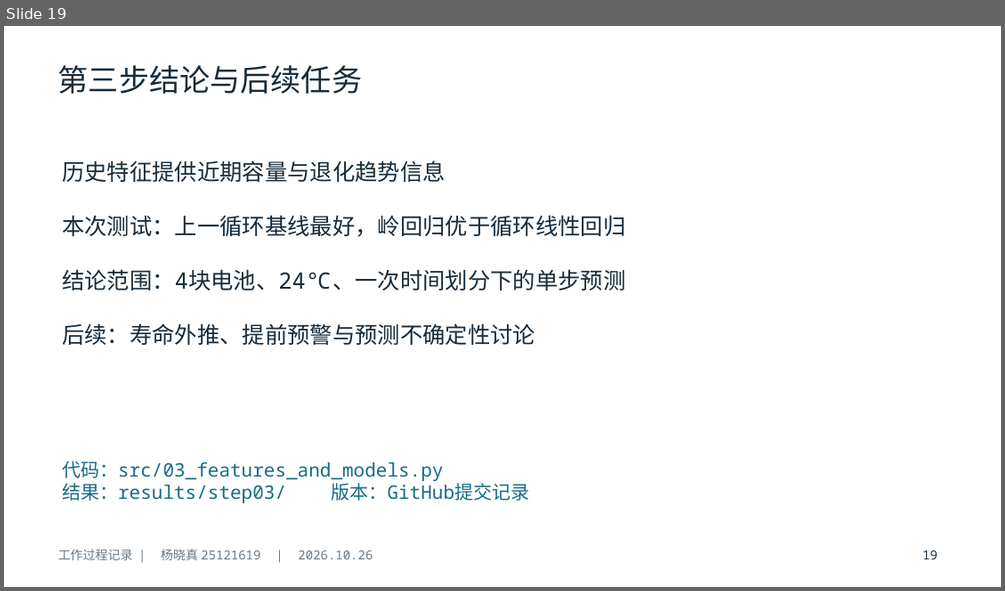
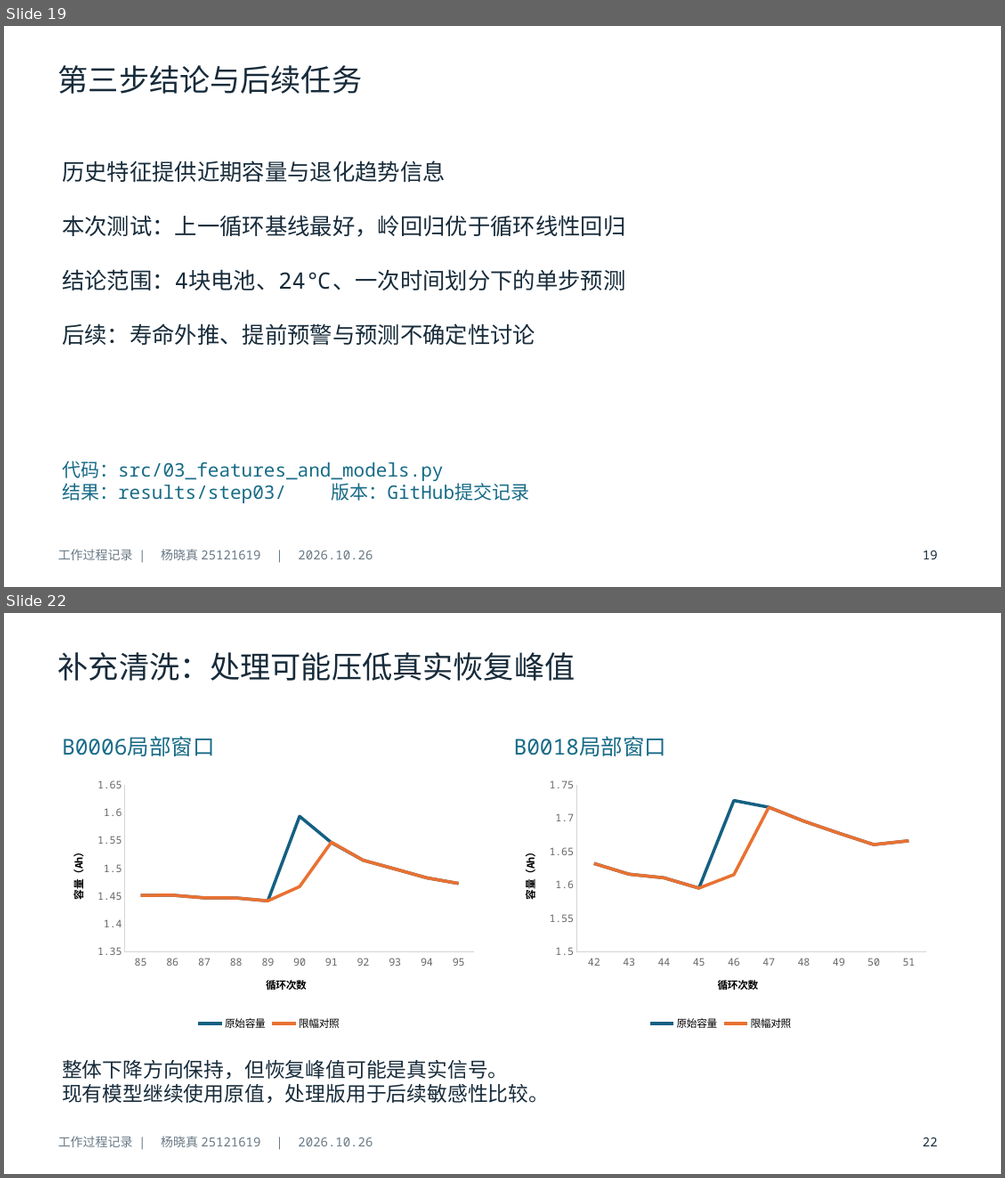
Before and after one commit to yxz666-Y/python-midterm-pre, a slide deck: deliverables/题目三_工作过程.pptx. Shown one above the other, each under a label of ours: slide 19 before the commit, slides 19 and 22 after it; the slides between them are not shown. The pictures are 1005x591 and 1005x1178 pixels, drawn with LibreOffice and Linux fonts; fonts in the diff are those of the drawing. Boxes give left, top, right and bottom in pixels: in the first picture for what was removed or moved away, otherwise in the second. Text is boxed around its words. In the diff, an @@ line names an element or a change of style, - is before the commit and + after.

Commit message:
docs: 在过程PPT中记录统计跳变检测与限幅对照

```diff
--- a/deliverables/题目三_工作过程.pptx
+++ b/deliverables/题目三_工作过程.pptx
@@ slide 22 added at [4, 613, 1001, 1174], background #FFFFFF @@
@@ text added at [58, 652, 575, 681], 29.2 pt, text #172B3A @@
+补充清洗：处理可能压低真实恢复峰值
@@ text added at [62, 736, 215, 756], 21 pt, text #176B87 @@
+B0006局部窗口
@@ text added at [514, 736, 667, 756], 21 pt, text #176B87 @@
+B0018局部窗口
@@ line chart added at [55, 773, 484, 1034] @@
+categories: 85, 86, 87, 88, 89, 90, 91, 92, 93, 94, 95
+原始容量: 1.45, 1.45, 1.45, 1.45, 1.44, 1.59, 1.55, 1.51, 1.5, 1.48, 1.47
+限幅对照: 1.45, 1.45, 1.45, 1.45, 1.44, 1.47, 1.55, 1.51, 1.5, 1.48, 1.47
@@ line chart added at [507, 773, 935, 1034] @@
+categories: 42, 43, 44, 45, 46, 47, 48, 49, 50, 51
+原始容量: 1.63, 1.62, 1.61, 1.6, 1.73, 1.72, 1.7, 1.68, 1.66, 1.67
+限幅对照: 1.63, 1.62, 1.61, 1.6, 1.62, 1.72, 1.7, 1.68, 1.66, 1.67
@@ text added at [62, 1060, 549, 1103], 19.5 pt, text #172B3A @@
+整体下降方向保持，但恢复峰值可能是真实信号。
+现有模型继续使用原值，处理版用于后续敏感性比较。
@@ text added at [58, 1135, 372, 1147], 12 pt, text #687985 @@
+工作过程记录 | 杨晓真 25121619 | 2026.10.26
@@ text added at [922, 1137, 938, 1146], 12 pt, text #172B3A @@
+22
```
Also in this commit, not shown: 3 slides changed, 2 other slides added, 3 other files.
